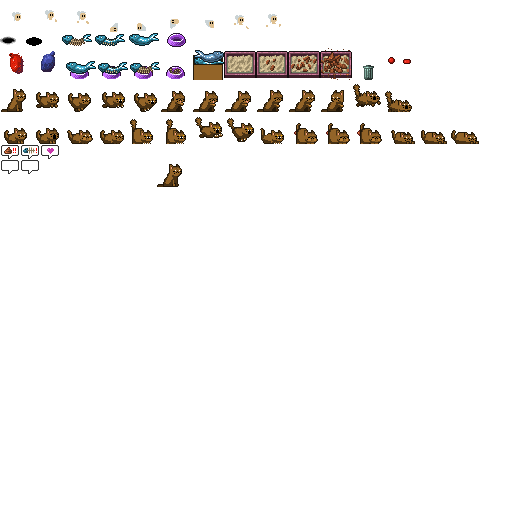
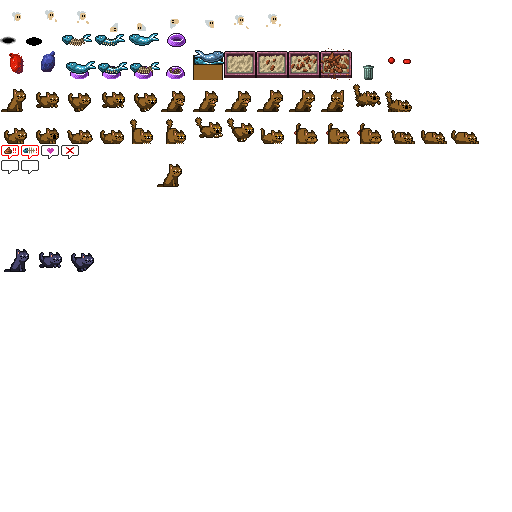
Before/after of a 512 x 512 layered artwork. What changed in the layer stack:
painted on "tiles" over bbox(1, 145, 94, 272)
